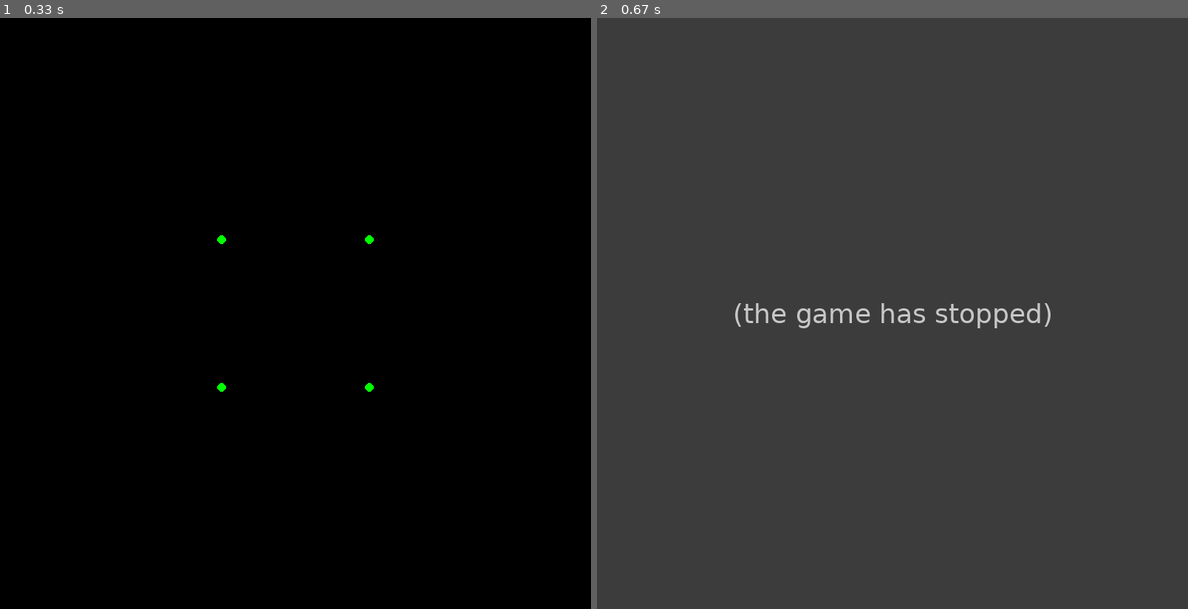
Above: before the commit, frames 1-2 (left to right).
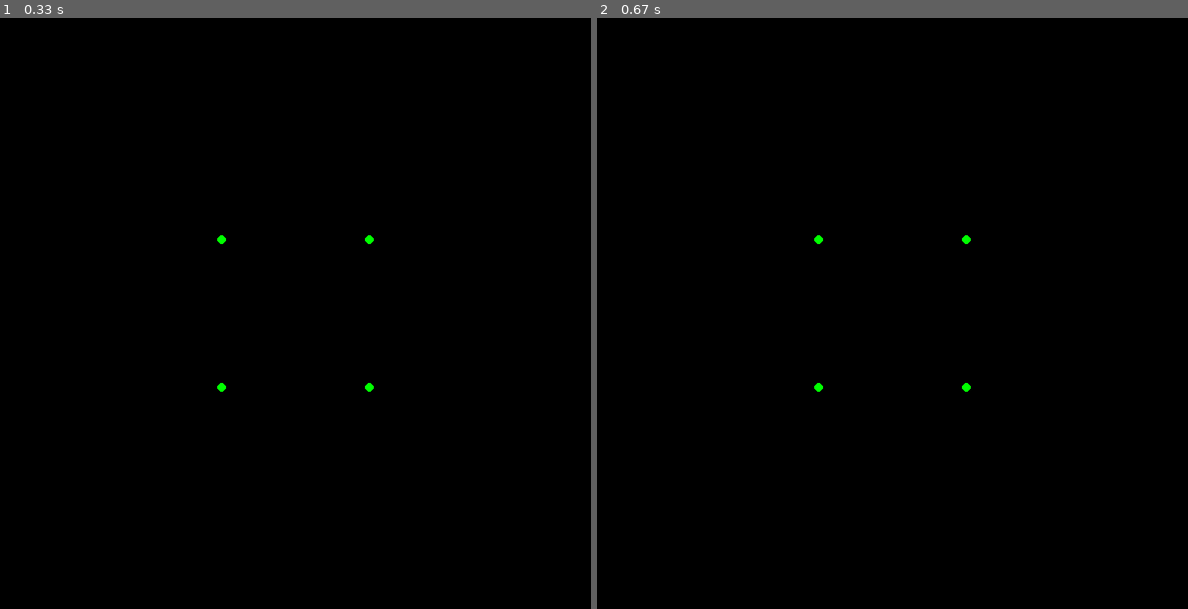
Above: after the commit, the same moments.

Repository: poonchoi/3D-GRAPHICS-ENGINE
Game: pygame game, started from _librarytest.py
Same seed, same stepped clock (60 frames per second), same inputs: the game is played once before the commit and once after it.
Inputs:
- Up to frame 1 (0.33 s): no input
- Up to frame 2 (0.67 s): hold D from 0.33 s (still down)

Frame 1 is identical in both runs. In frame 2, 100% of the frame differs, in the area x 0-100%, y 0-100%.
Error before the commit: AttributeError: 'str' object has no attribute 'project' (pg3d.py line 120); the game stopped at 0.33 s (later frames are placeholders)

Commit message:
Update pg3d.py

Diff:
--- a/pygame3D/pg3d.py
+++ b/pygame3D/pg3d.py
@@ -101,13 +101,9 @@
         moves point by given values in x, y & z
         """
         x, y, z = new_pos
-        translate = Matrix([[x, 0, 0],
-                            [0, y, 0],
-                            [0, 0, z]])
-        for shape in range(len(self.all_shapes)):
-            for point in range(len(self.all_shapes[shape])):
-                self.all_shapes[shape][point] *= translate
-                print(type(self.all_shapes))
+        for shape in self.all_shapes:
+            for point in shape:
+                print(point)
 
 
     def draw(self):
